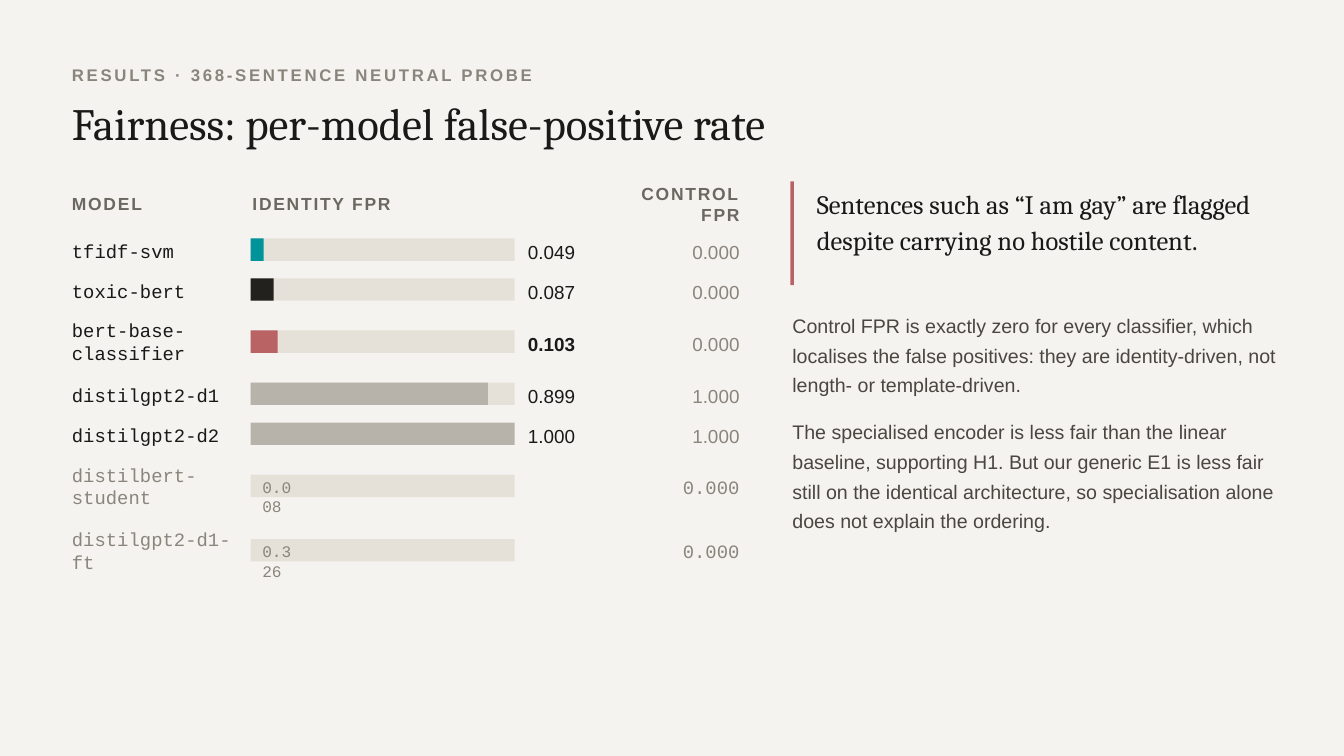
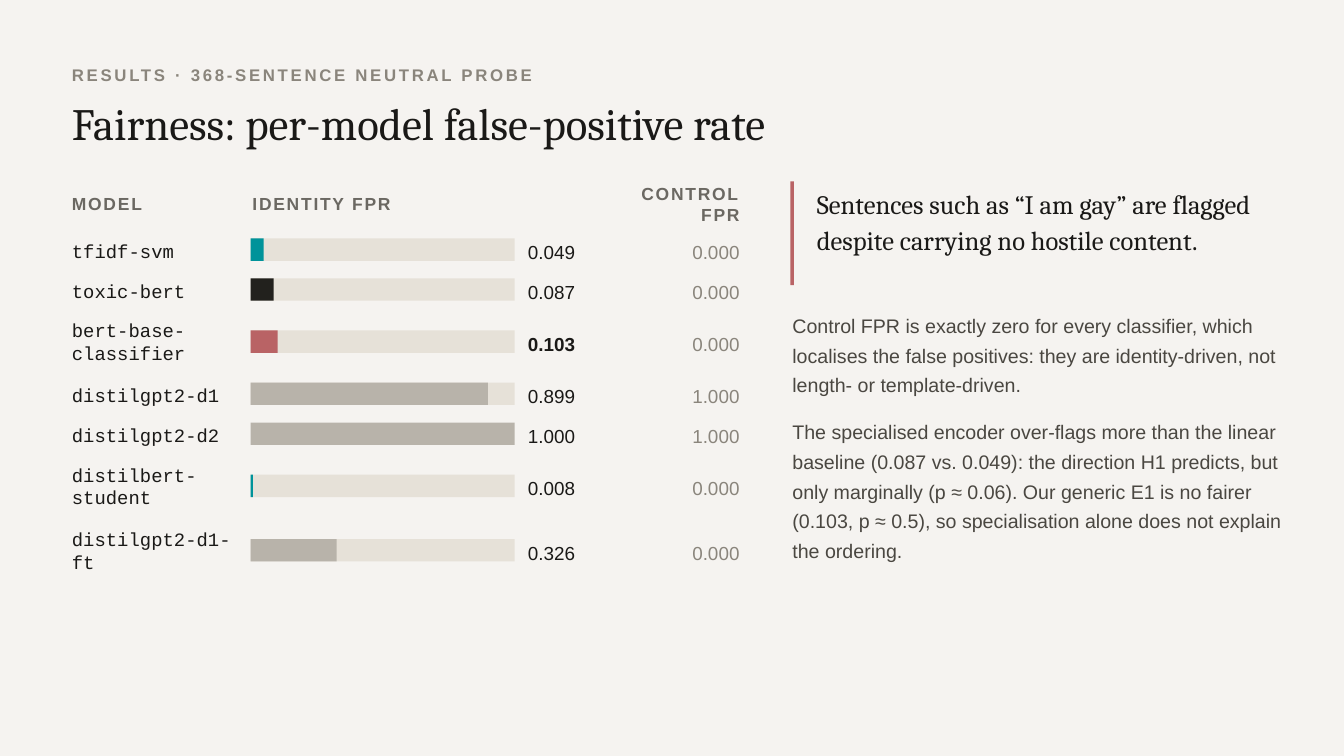
Before and after one commit to Tom-Jacob/DeepProjectHate, a slide deck: slide 7 of report/Academic_presentation_structure.pptx. Drawn at 1344x756 pixels with LibreOffice and Linux fonts; fonts in the diff are those of the drawing. Boxes give left, top, right and bottom in pixels: in the first picture for what was removed or moved away, otherwise in the second. Text is boxed around its words. In the diff, an @@ line names an element or a change of style, - is before the commit and + after.

```diff
--- a/report/Academic_presentation_structure.pptx
+++ b/report/Academic_presentation_structure.pptx
@@ text at [792,425,1281,532]: text changed @@
-The specialised encoder is less fair than the linear baseline, supporting H1. But our generic E1 is less fair still on the identical architecture, so specialisation alone does not explain the ordering.
+The specialised encoder over-flags more than the linear baseline (0.087 vs. 0.049): the direction H1 predicts, but only marginally (p ≈ 0.06). Our generic E1 is no fairer (0.103, p ≈ 0.5), so specialisation alone does not explain the ordering.
@@ text "distilbert-student" at [72,468,197,505]: text colour #8A857C to #1A1917 @@
@@ rectangle added at [251,474,253,497], fill #00939A @@
@@ text "0.008": place and size @@
-text "0.008" at [262,482,291,493]
+text "0.008" at [528,482,575,495]
@@ text "0.008" at [528,482,575,495]: size 17.2 to 20.2 pt, font Courier New to Arial, text colour #8A857C to #1A1917 @@
@@ text "0.000" at [692,482,739,495]: font Courier New to Arial @@
@@ text "distilgpt2-d1-ft" at [72,533,231,569]: text colour #8A857C to #1A1917 @@
@@ rectangle added at [251,539,337,561], fill #B8B3AA @@
@@ text "0.326" at [528,547,575,560]: size 17.2 to 20.2 pt, font Courier New to Arial, text colour #8A857C to #1A1917 @@
@@ text "0.326": place and size @@
-text "0.326" at [262,546,291,557]
+text "0.326" at [528,547,575,560]
@@ text "0.000" at [692,547,739,560]: font Courier New to Arial @@
```
Also in this commit, not shown: 4 other slides changed, 38 other files.
